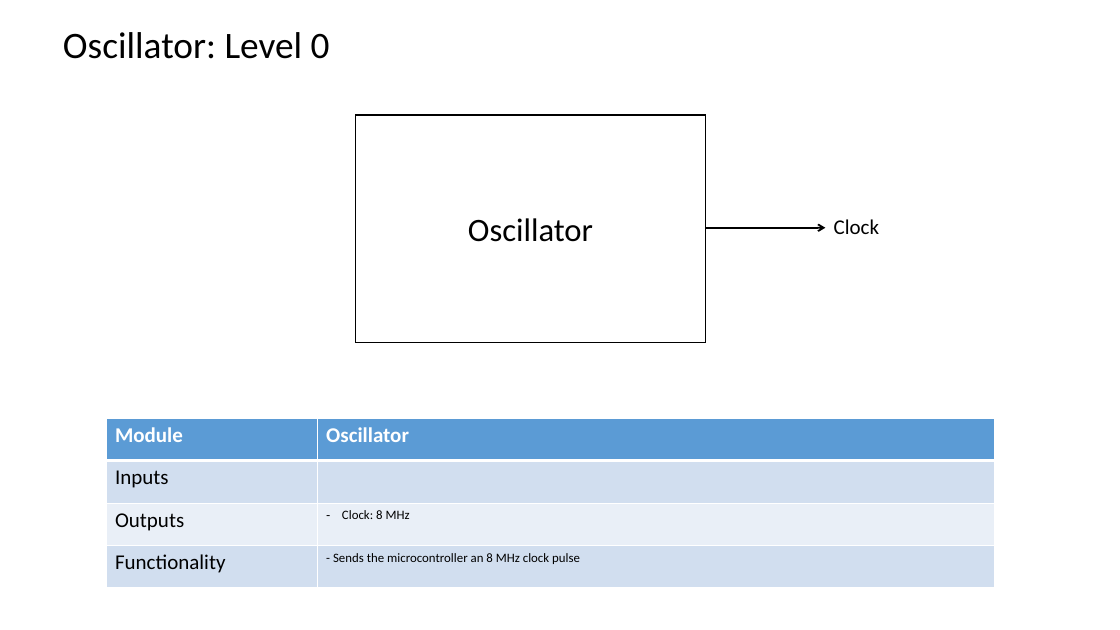
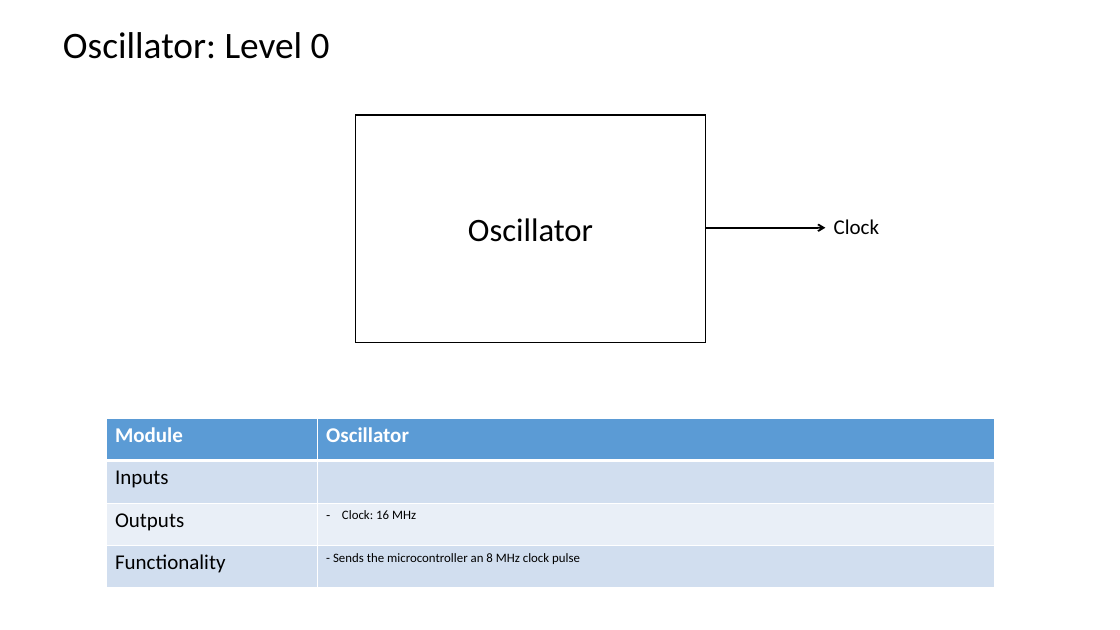
Before and after one commit to hsean/ECE-411-Practicum, a slide deck: slide 9 of Block Diagram/HW5_BlockDiagrams.pptx. Drawn at 1120x630 pixels with LibreOffice and Linux fonts; fonts in the diff are those of the drawing. Boxes give left, top, right and bottom in pixels: in the first picture for what was removed or moved away, otherwise in the second. Text is boxed around its words. In the diff, an @@ line names an element or a change of style, - is before the commit and + after.

```diff
--- a/Block Diagram/HW5_BlockDiagrams.pptx
+++ b/Block Diagram/HW5_BlockDiagrams.pptx
@@ table at (107, 418, 995, 588) @@
-row 3, column 2: Clock: 8 MHz
+row 3, column 2: Clock: 16 MHz
```
Also in this commit, not shown: 10 other slides changed, 1 other file.
